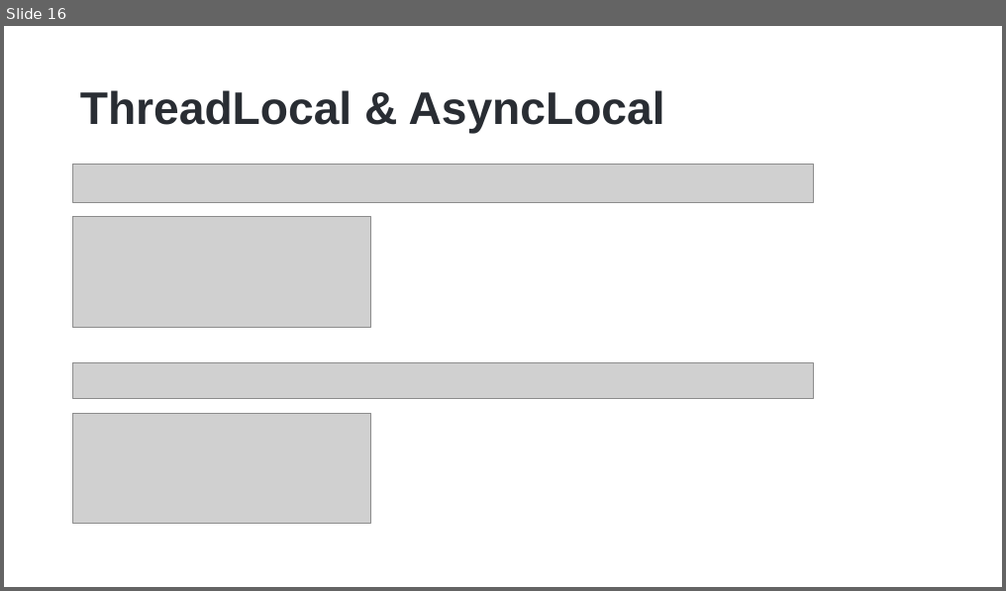
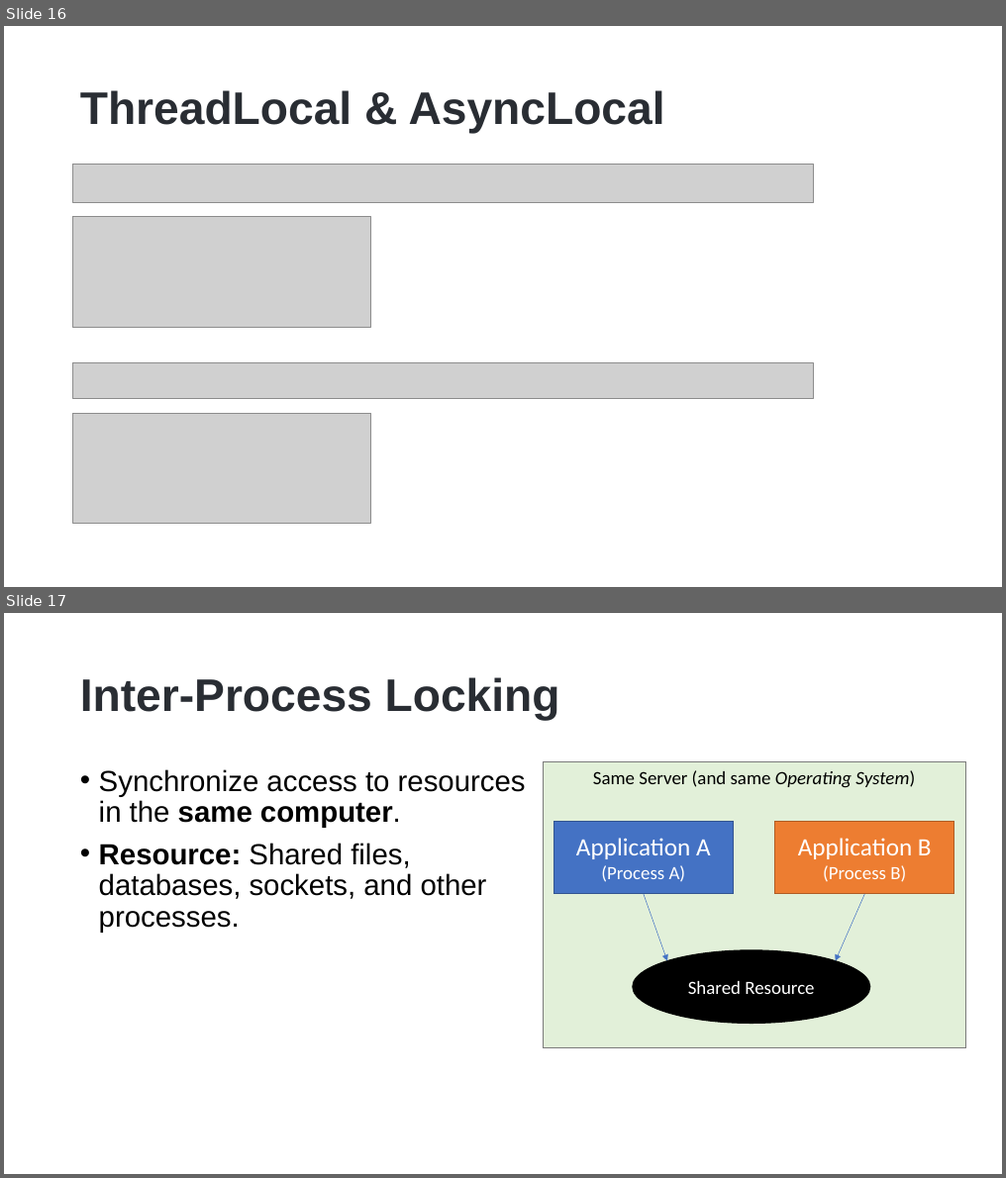
Before and after one commit to hikalkan/presentations, a slide deck: 2023-06-01 Dealing with Concurrency - Multi-Threading in Dotnet/Dotnet-Multi-Threading.pptx. Shown one above the other, each under a label of ours: slide 16 before the commit, slides 16 and 17 after it. The pictures are 1006x591 and 1006x1178 pixels, drawn with LibreOffice and Linux fonts; fonts in the diff are those of the drawing; grey boxes stand for pictures; background and template pictures are left out. Boxes give left, top, right and bottom in pixels: in the first picture for what was removed or moved away, otherwise in the second. Text is boxed around its words. In the diff, an @@ line names an element or a change of style, - is before the commit and + after.

```diff
--- a/2023-06-01 Dealing with Concurrency - Multi-Threading in Dotnet/Dotnet-Multi-Threading.pptx
+++ b/2023-06-01 Dealing with Concurrency - Multi-Threading in Dotnet/Dotnet-Multi-Threading.pptx
@@ slide 17 added at (4,613,1002,1174), background picture (left out) @@
@@ title added at (80,677,560,721), 44 pt, text #292D33, bold @@
+Inter-Process Locking
@@ text added at (99,769,526,933), 28 pt, text #000000 @@
+• Synchronize access to resources in the same computer.
+• Resource: Shared files, databases, sockets, and other processes.
@@ rectangle added at (544,762,966,1048), fill #E2F0D9, outline #7A7A7A 1 pt @@
@@ text added at (593,770,915,788), 18 pt, text #000000 @@
+Same Server (and same Operating System)
@@ rectangle added at (554,821,734,894), fill #4472C4, outline #325491 1 pt, 24 pt, text #FFFFFF @@
+Application A
+(Process A)
@@ rectangle added at (775,821,954,894), fill #ED7D31, outline #AF5C24 1 pt, 24 pt, text #FFFFFF @@
+Application B (Process B)
@@ arrow added from (644, 894) to (667, 961), #4472C4 0.5 pt @@
@@ arrow added from (865, 894) to (836, 961), #4472C4 0.5 pt @@
@@ ellipse added at (633,951,870,1023), fill #000000, outline #000000 1 pt, 18 pt, text #FFFFFF @@
+Shared Resource
```
Also in this commit, not shown: 1 slide changed, 4 other slides added, 3 slides removed.
